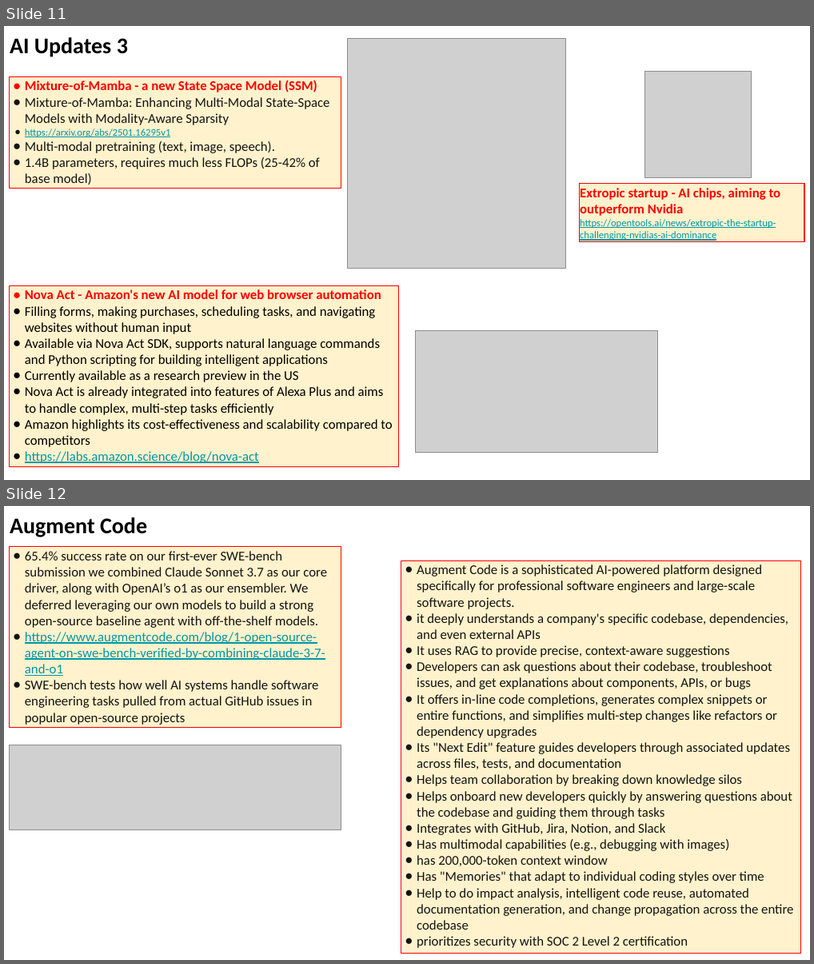
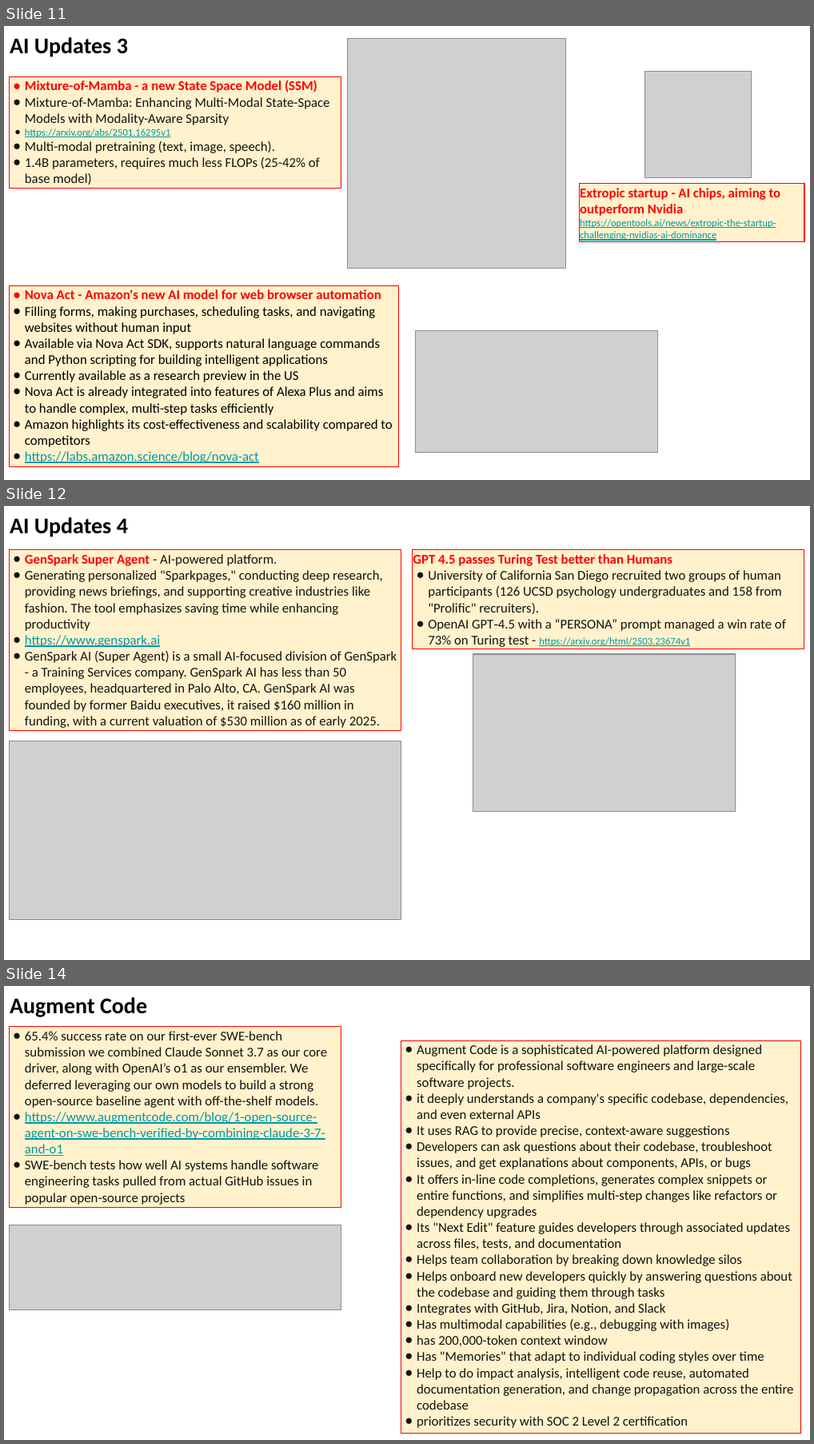
Before and after one commit to lselector/seminar, a slide deck: 2025/2025-04-04-AI-Updates.pptx. Shown one above the other, each under a label of ours: slides 11 and 12 before the commit, slides 11, 12 and 14 after it; the slides between them are not shown. The pictures are 814x964 and 814x1444 pixels, drawn with LibreOffice and Linux fonts; fonts in the diff are those of the drawing; grey boxes stand for pictures. Boxes give left, top, right and bottom in pixels: in the first picture for what was removed or moved away, otherwise in the second. Text is boxed around its words. In the diff, an @@ line names an element or a change of style, - is before the commit and + after.

```diff
--- a/2025/2025-04-04-AI-Updates.pptx
+++ b/2025/2025-04-04-AI-Updates.pptx
@@ slide 12 added at <box>4,506,810,960</box>, background #FFFFFF @@
@@ text added at <box>10,517,128,537</box>, 20 pt, text #000000, bold @@
+AI Updates 4
@@ rectangle added at <box>9,549,401,730</box>, fill #FFF2CC, outline #FF0000 0.75 pt, 12 pt, text #131313 @@
+● GenSpark Super Agent - AI-powered platform.
+● Generating personalized "Sparkpages," conducting deep research, providing news briefings, and supporting creative industries like fashion. The tool emphasizes saving time while enhancing productivity
+● https://www.genspark.ai
+● GenSpark AI (Super Agent) is a small AI-focused division of GenSpark - a Training Services company. GenSpark AI has less than 50 employees, headquartered in Palo Alto, CA. GenSpark AI was founded by former Baidu executives, it raised $160 million in funding, with a current valuation of $530 million as of early 2025.
@@ rectangle added at <box>412,549,804,648</box>, fill #FFF2CC, outline #FF0000 0.75 pt, 12 pt, text #131313 @@
+GPT 4.5 passes Turing Test better than Humans
+● University of California San Diego recruited two groups of human participants (126 UCSD psychology undergraduates and 158 from "Prolific" recruiters).
+● OpenAI GPT‑4.5 with a “PERSONA” prompt managed a win rate of 73% on Turing test - https://arxiv.org/html/2503.23674v1
@@ picture added at <box>474,654,736,812</box> @@
@@ picture added at <box>9,740,401,920</box> @@
@@ what was slide 12 is now slide 14 @@
```
Also in this commit, not shown: 5 slides changed, 3 other slides added.
